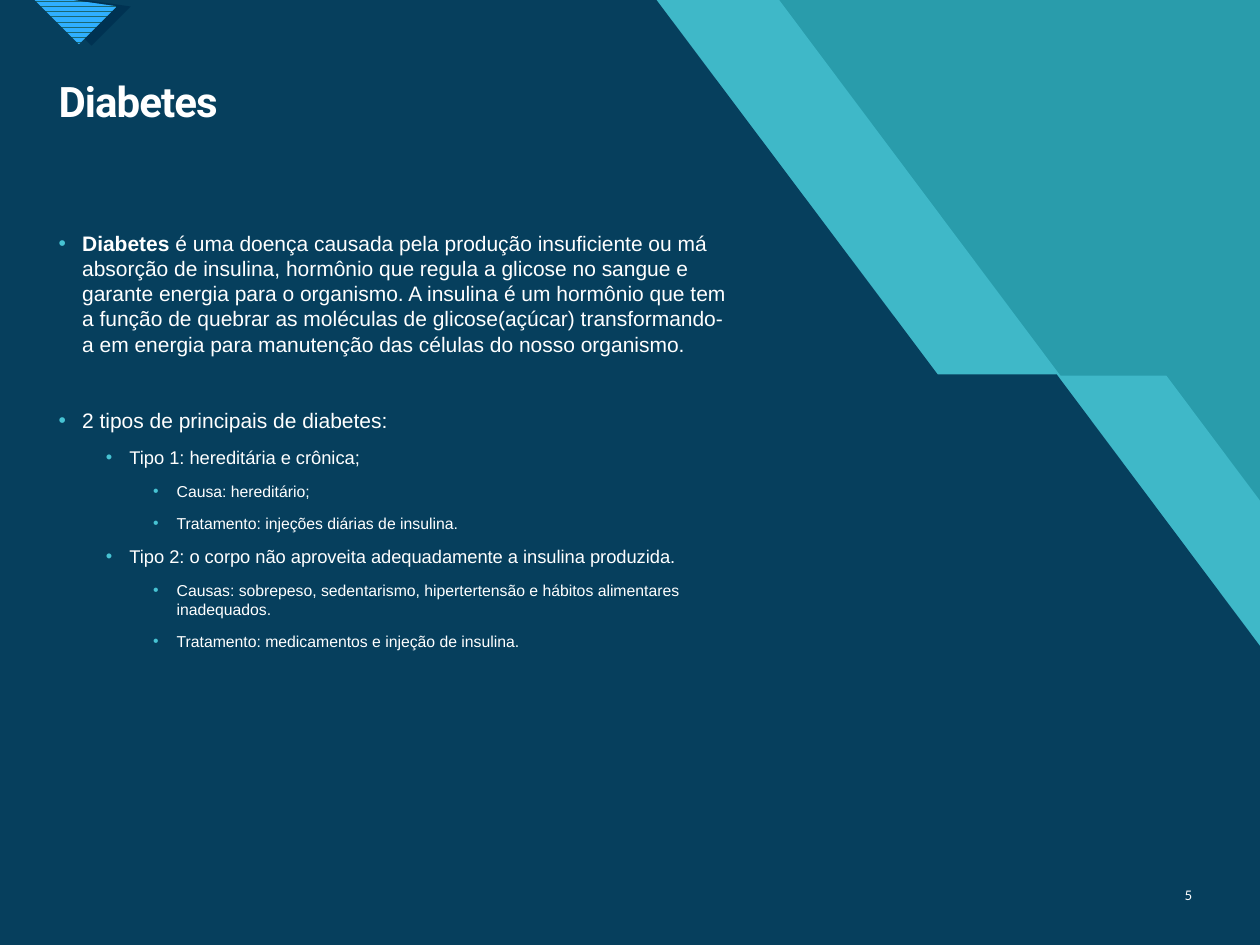
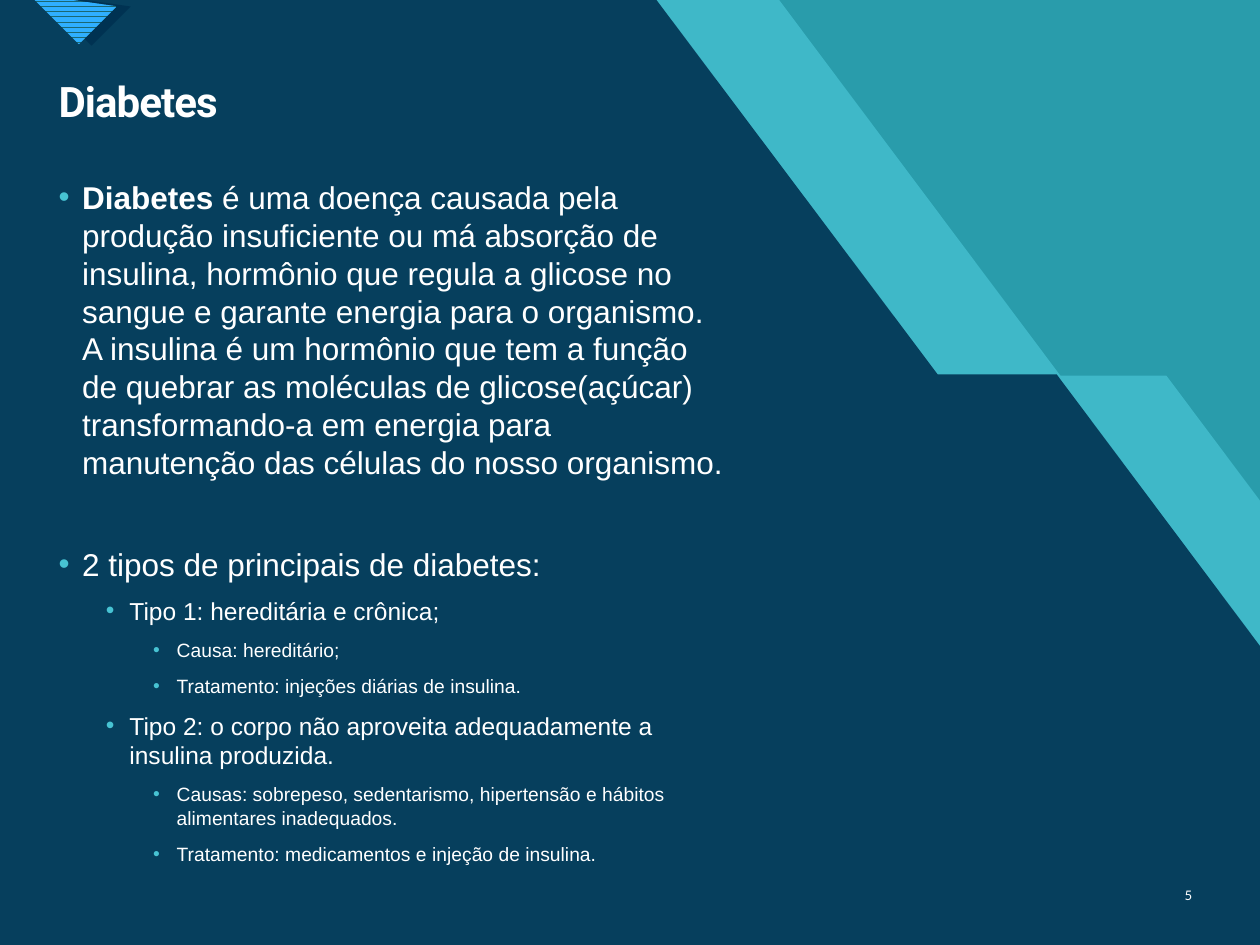
Before and after one commit to adrialmaia/AnaliseExploratoriaDados, a slide deck: slide 5 of ApresentaçãoAED_ AC5e6.pptx. Drawn at 1260x945 pixels with LibreOffice and Linux fonts; fonts in the diff are those of the drawing. Boxes give left, top, right and bottom in pixels: in the first picture for what was removed or moved away, otherwise in the second. Text is boxed around its words. In the diff, an @@ line names an element or a change of style, - is before the commit and + after.

```diff
--- a/ApresentaçãoAED_ AC5e6.pptx
+++ b/ApresentaçãoAED_ AC5e6.pptx
@@ text "Diabetes é uma doença causada ...": place and size @@
-text "Diabetes é uma doença causada ..." at box(82, 235, 725, 651)
+text "Diabetes é uma doença causada ..." at box(82, 185, 723, 865)
@@ text at box(82, 185, 723, 865): size 12 to 18 pt in "Diabetes é uma doença causada pela produção ...", "2 tipos de principais de diabetes:"; size 10.5 to 14 pt in "Tipo 1: hereditária e crônica;", "Tipo 2: o corpo não aproveita adequadamente ..."; size 9 to 11 pt in "Causa: hereditário;", "Tratamento: injeções diárias de insulina.", "Tratamento: medicamentos e injeção de insulina." @@
@@ text at box(177, 786, 664, 829): text changed; size 9 to 11 pt @@
-    • Causas: sobrepeso, sedentarismo, hipertertensão e hábitos alimentares inadequados.
+    • Causas: sobrepeso, sedentarismo, hipertensão e hábitos alimentares inadequados.
```
Also in this commit, not shown: 5 other slides changed, 2 slides removed.
